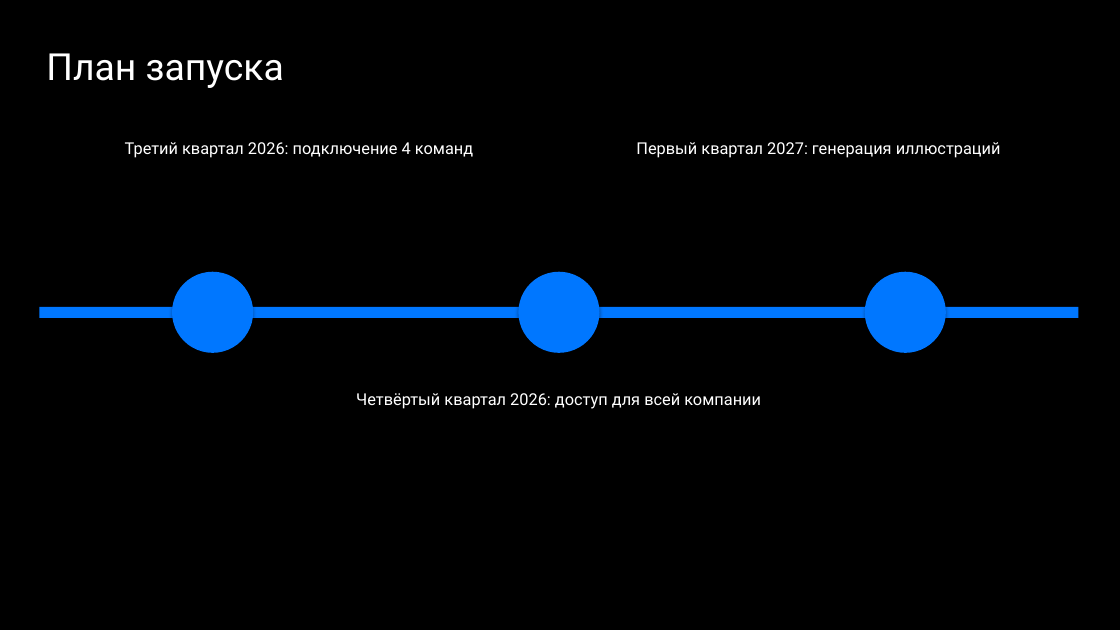
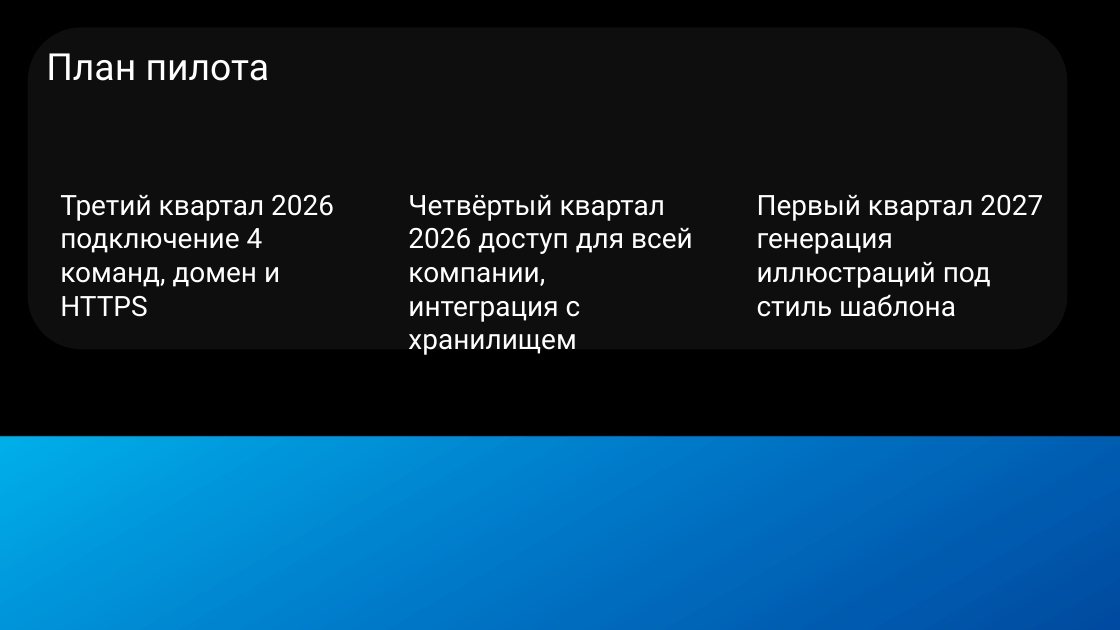
Before and after one commit to DiFoxenGit/-VKTechHackathon, a slide deck: slide 7 of samples/VK_WorkSpace_Клиентская_конференция_Шабл__classic.pptx (slide 10 before the commit). Drawn at 1120x630 pixels with LibreOffice and Linux fonts; fonts in the diff are those of the drawing; background and template pictures are left out. Boxes give left, top, right and bottom in pixels: in the first picture for what was removed or moved away, otherwise in the second. Text is boxed around its words. In the diff, an @@ line names an element or a change of style, - is before the commit and + after.

```diff
--- a/samples/VK_WorkSpace_Клиентская_конференция_Шабл__classic.pptx
+++ b/samples/VK_WorkSpace_Клиентская_конференция_Шабл__classic.pptx
@@ rounded rectangle added at <box>28,28,1068,350</box>, fill #111111 at 85% opacity @@
@@ text at <box>46,53,270,81</box>: text changed @@
-План запуска
+План пилота
@@ text at <box>60,195,334,317</box>: text changed; size 14 to 24 pt @@
-Третий квартал 2026: подключение 4 команд
+Третий квартал 2026 подключение 4 команд, домен и HTTPS
@@ text at <box>408,195,693,355</box>: text changed; size 14 to 24 pt @@
-Четвёртый квартал 2026: доступ для всей компании
+Четвёртый квартал 2026 доступ для всей компании, интеграция с хранилищем
@@ text at <box>757,195,1043,317</box>: text changed; size 14 to 24 pt @@
-Первый квартал 2027: генерация иллюстраций
+Первый квартал 2027 генерация иллюстраций под стиль шаблона
@@ ellipse removed at <box>172,271,254,353</box> @@
@@ ellipse removed at <box>518,271,600,353</box> @@
@@ ellipse removed at <box>865,271,946,353</box> @@
@@ rectangle removed at <box>39,307,1079,318</box> @@
@@ rectangle added at <box>0,436,1120,630</box>, fill gradient #0077FF to #00AEE8 @@
```
Also in this commit, not shown: 3 other slides changed, 6 slides added, 6 slides removed, 23 other files.
